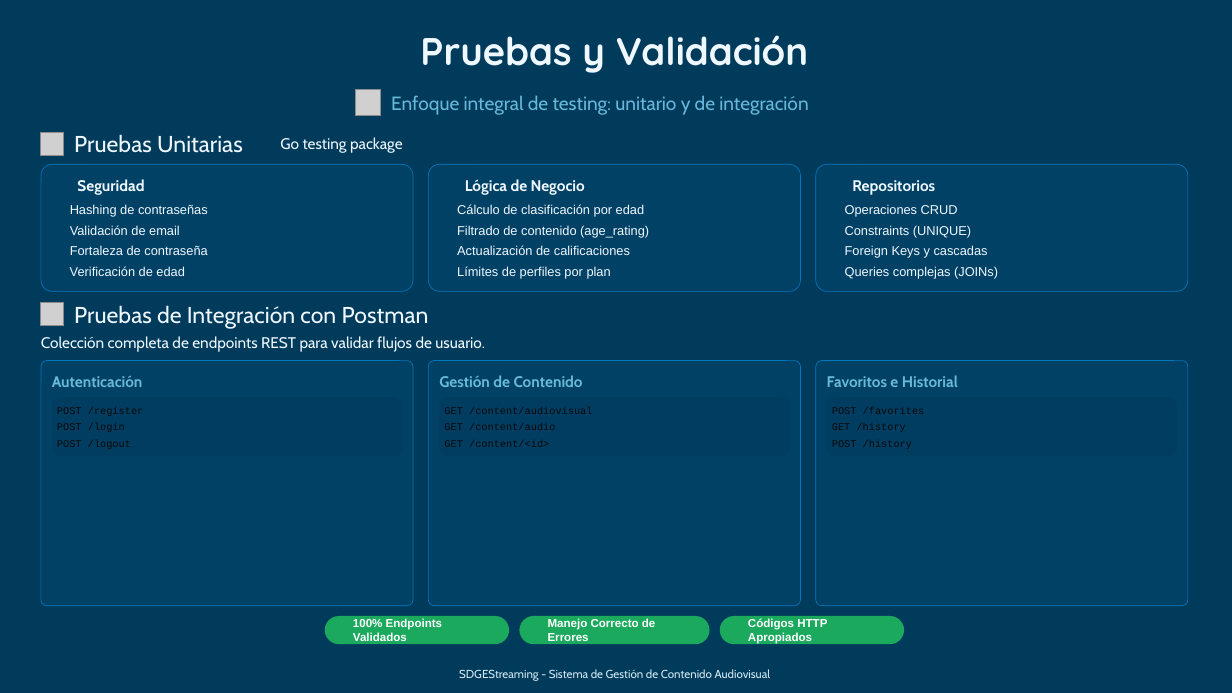
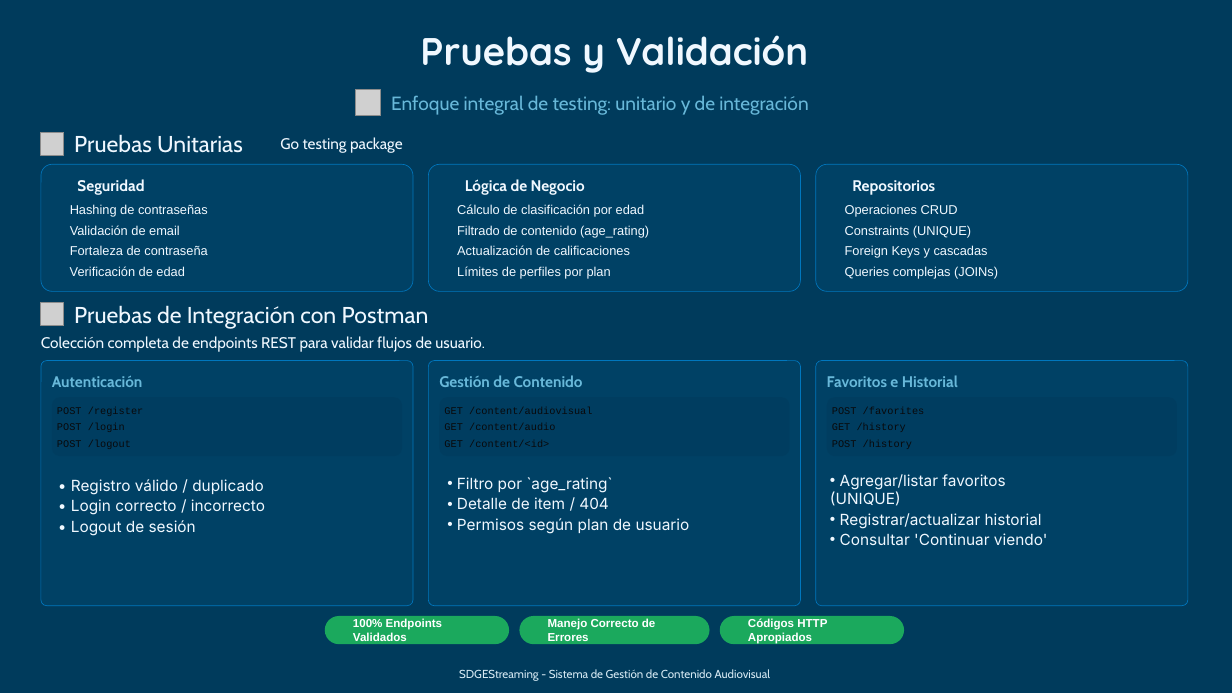
Before and after one commit to BarbaraP97/SDGEStreaming, a slide deck: slide 10 of docs/Presentacion Trabajo Final.pptx. Drawn at 1232x693 pixels with LibreOffice and Linux fonts; fonts in the diff are those of the drawing; grey boxes stand for pictures; background and template pictures are left out. Boxes give left, top, right and bottom in pixels: in the first picture for what was removed or moved away, otherwise in the second. Text is boxed around its words. In the diff, an @@ line names an element or a change of style, - is before the commit and + after.

```diff
--- a/docs/Presentacion Trabajo Final.pptx
+++ b/docs/Presentacion Trabajo Final.pptx
@@ text added at <box>71,479,265,536</box>, 12 pt, text #F0F8FF @@
+• Registro válido / duplicado
+• Login correcto / incorrecto
+• Logout de sesión
@@ text added at <box>457,477,690,534</box>, 12 pt, text #F0F8FF @@
+• Filtro por `age_rating`
+• Detalle de item / 404
+• Permisos según plan de usuario
@@ text added at <box>830,474,1047,545</box>, 12 pt, text #F0F8FF @@
+• Agregar/listar favoritos (UNIQUE)
+• Registrar/actualizar historial
+• Consultar 'Continuar viendo'
```
Also in this commit, not shown: 3 other slides changed.
